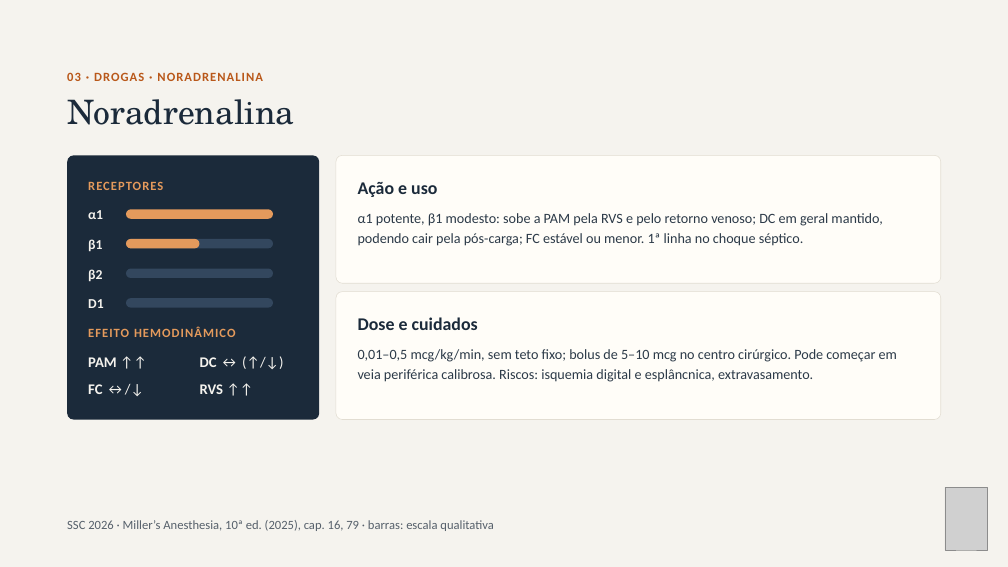
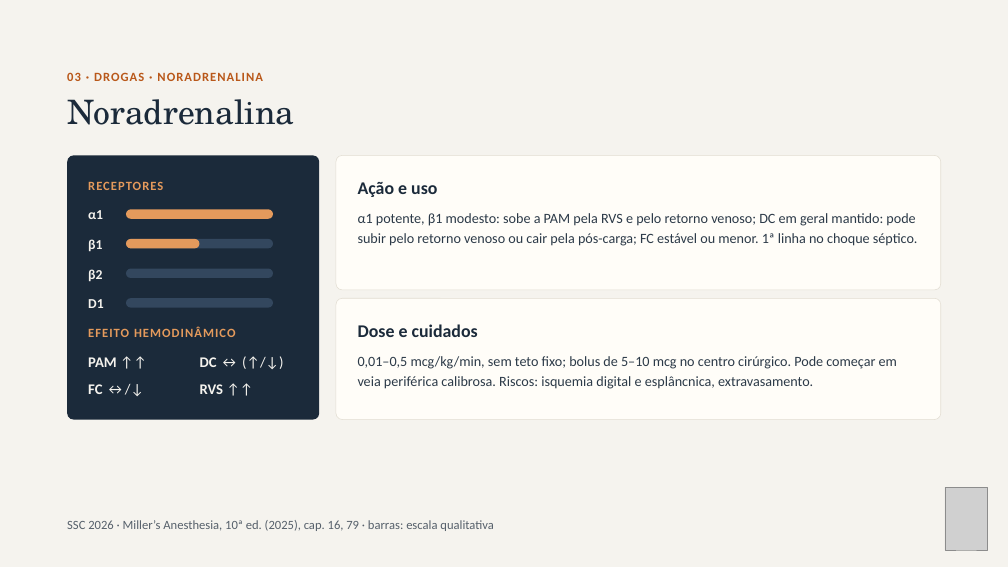
Before and after one commit to brunomoraesdubois-bit/Bruno, a slide deck: slide 6 of apresentacao/Aminas_Vasoativas.pptx. Drawn at 1008x567 pixels with LibreOffice and Linux fonts; fonts in the diff are those of the drawing; grey boxes stand for pictures. Boxes give left, top, right and bottom in pixels: in the first picture for what was removed or moved away, otherwise in the second. Text is boxed around its words. In the diff, an @@ line names an element or a change of style, - is before the commit and + after.

```diff
--- a/apresentacao/Aminas_Vasoativas.pptx
+++ b/apresentacao/Aminas_Vasoativas.pptx
@@ rounded rectangle: place and size @@
-rounded rectangle at bbox=[336, 156, 941, 284]
+rounded rectangle at bbox=[336, 156, 941, 290]
@@ rounded rectangle at bbox=[336, 156, 941, 290]: proportions changed @@
@@ text at bbox=[358, 213, 918, 246]: text changed @@
-α1 potente, β1 modesto: sobe a PAM pela RVS e pelo retorno venoso; DC em geral mantido, podendo cair pela pós-carga; FC estável ou menor. 1ª linha no choque séptico.
+α1 potente, β1 modesto: sobe a PAM pela RVS e pelo retorno venoso; DC em geral mantido: pode subir pelo retorno venoso ou cair pela pós-carga; FC estável ou menor. 1ª linha no choque séptico.
@@ rounded rectangle at bbox=[336, 299, 941, 420]: proportions changed @@
@@ rounded rectangle: place and size @@
-rounded rectangle at bbox=[336, 292, 941, 420]
+rounded rectangle at bbox=[336, 299, 941, 420]
@@ text "Dose e cuidados": place and size @@
-text "Dose e cuidados" at bbox=[358, 317, 478, 330]
+text "Dose e cuidados" at bbox=[358, 324, 478, 337]
@@ text "0,01–0,5 mcg/kg/min, sem teto fixo; ...": place and size @@
-text "0,01–0,5 mcg/kg/min, sem teto fixo; ..." at bbox=[358, 349, 897, 382]
+text "0,01–0,5 mcg/kg/min, sem teto fixo; ..." at bbox=[358, 356, 897, 389]
```
Also in this commit, not shown: 4 other slides changed, 18 other files.
